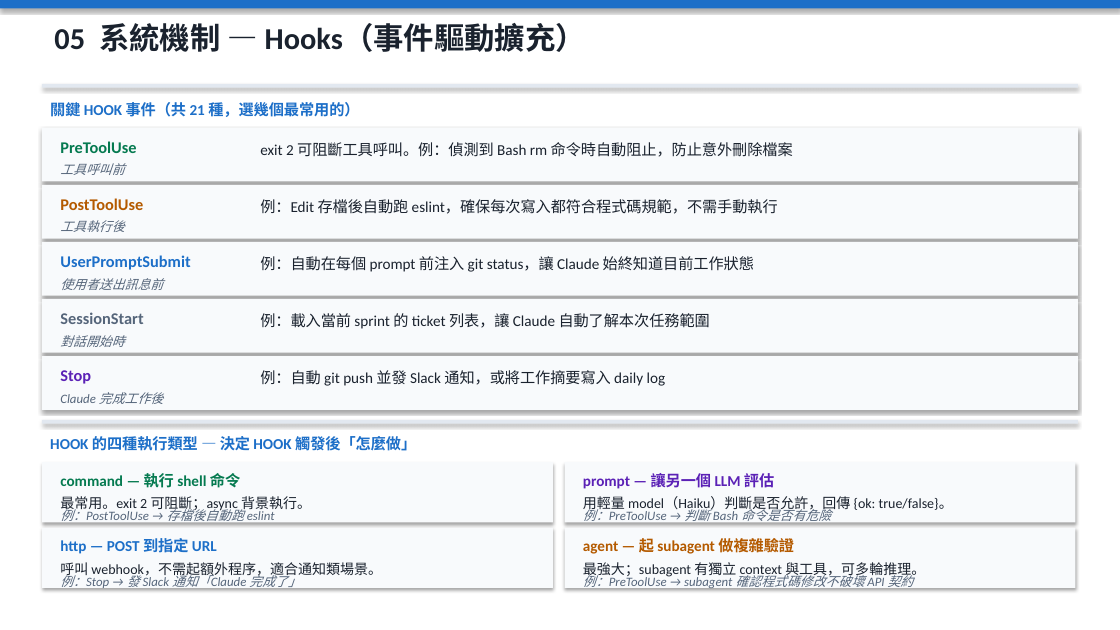
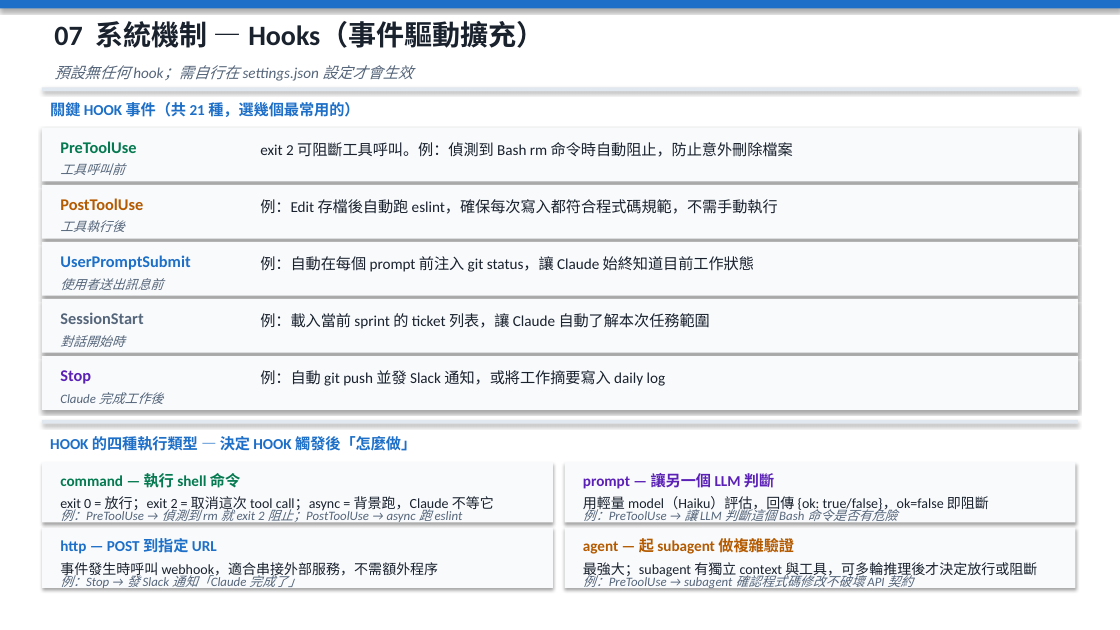
Before and after one commit to SunnyWenwen/reseach_claude_code, a slide deck: slide 20 of claude_code_full.pptx. Drawn at 1120x630 pixels with LibreOffice and Linux fonts; fonts in the diff are those of the drawing. Boxes give left, top, right and bottom in pixels: in the first picture for what was removed or moved away, otherwise in the second. Text is boxed around its words. In the diff, an @@ line names an element or a change of style, - is before the commit and + after.

Commit message:
feat(claude-config): Enhance Claude tools and prompt documentation
Refactor and expand Claude's local settings and update related documentation.

*   **`.claude/settings.local.json`**:
    *   Expanded allowed tools to include `WebFetch(domain:chatgpt.com)`, `WebSearch`, `Bash(python:*)`, `Bash(.venv/Scripts/python3 make_combined_ppt.py)`, `Bash(find:*)`, and `Bash(ping:*)`.
    *   Removed hardcoded `pip install` and specific script execution commands for greater flexibility.
*   **`.gitignore`**:
    *   Added `.venv` to the ignore list.
    *   Commented out old conversation directories.
*   **`analysis.md`**:
    *   Introduced new sections detailing `Prompt 與 Schema 原文`, including system prompt structure, tool descriptions, and input schemas.
    *   Expanded `模型行為` section to include `System Prompt 結構` details.
*   **`make_combined_ppt.py`**:
    *   Improved slide header layout and styling.
    *   Updated "Agent、Skill" section title to "Agent、Skill、Task".
    *   Added comprehensive documentation on `System Prompt Structure`, `Output Style` influence, `Special Environment Variables`, and `Feature Flags`.

```diff
--- a/claude_code_full.pptx
+++ b/claude_code_full.pptx
@@ text at [54, 21, 544, 48]: text changed; size 26 to 24 pt @@
-05 系統機制 — Hooks（事件驅動擴充）
+07 系統機制 — Hooks（事件驅動擴充）
@@ rectangle: place and size @@
-rectangle at [42, 84, 1078, 87]
+rectangle at [42, 87, 1078, 91]
@@ text added at [54, 65, 413, 81], 13 pt, text #55657A, italic @@
+預設無任何 hook；需自行在 settings.json 設定才會生效
@@ text at [583, 473, 774, 489]: text changed @@
-prompt — 讓另一個 LLM 評估
+prompt — 讓另一個 LLM 判斷
@@ text at [60, 507, 463, 525]: text changed @@
-例：PostToolUse → 存檔後自動跑 eslint
+例：PreToolUse → 偵測到 rm 就 exit 2 阻止；PostToolUse → async 跑 eslint
@@ text at [60, 496, 494, 512]: text changed @@
-最常用。exit 2 可阻斷；async 背景執行。
+exit 0 = 放行；exit 2 = 取消這次 tool call；async = 背景跑，Claude 不等它
@@ text at [583, 507, 897, 525]: text changed @@
-例：PreToolUse → 判斷 Bash 命令是否有危險
+例：PreToolUse → 讓 LLM 判斷這個 Bash 命令是否有危險
@@ text at [583, 496, 989, 512]: text changed @@
-用輕量 model（Haiku）判斷是否允許，回傳 {ok: true/false}。
+用輕量 model（Haiku）評估，回傳 {ok: true/false}，ok=false 即阻斷
@@ text at [60, 562, 439, 578]: text changed @@
-呼叫 webhook，不需起額外程序，適合通知類場景。
+事件發生時呼叫 webhook，適合串接外部服務，不需額外程序
@@ text at [583, 562, 1037, 578]: text changed @@
-最強大；subagent 有獨立 context 與工具，可多輪推理。
+最強大；subagent 有獨立 context 與工具，可多輪推理後才決定放行或阻斷
```
Also in this commit, not shown: 14 other slides changed, 1 slide added, 6 other files.
